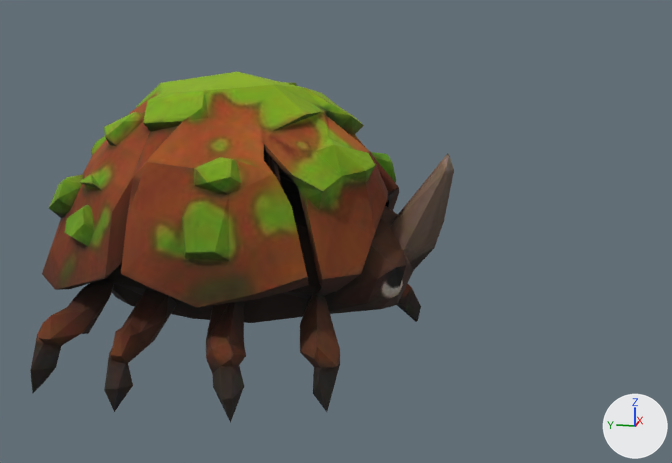
Renders of the glTF model ecorce/modeles/m_scarabee_ecorce.glb from each side of a commit.
Before and after are seen from a 50 mm lens placed at (-2.168, -0.651, 0.512), pointed at (-0.013, -0.22, -0.027). Lighting does not change. The marker at lower right points along +X, +Y and +Z. The first picture is the older version. Vertices at exactly the same position are counted once.

The first picture shows 'geometry_0'.
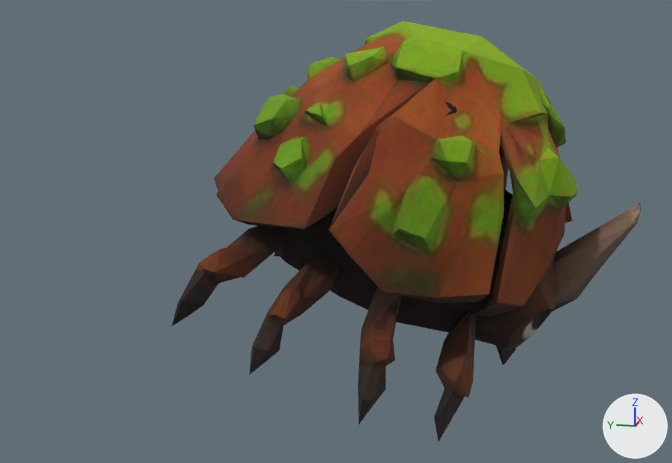
The newer file adds a shape key; the second version is drawn at full value of the shape key 'frappe' of 'geometry_0', and the change is written as the vertex moves it makes.

What the commit changed:
me_geometry_0 is used by ob_geometry_0; location (-0.001, -0.001, 0.001); scale (0.499, 0.499, 0.499).
me_geometry_0 had 1461 vertices, 2996 faces and spanned x -0.89..0.89, y -1.0..1.0, z -0.71..0.71.
me_geometry_0 now has 1461 vertices, 2996 faces and spans x -0.44..0.49, y -0.72..0.39, z -0.06..0.93.
me_geometry_0 part 1: the whole mesh is multiplied about its middle by the matrix ((0.52, 0.0, 0.0), (0.0, 0.483, -0.234), (0.0, 0.193, 0.588)), then moved by (0.03, -0.16, 0.47).
Object 'geometry_0' (ob_geometry_0) moves from (-0.001, -0.001, 0.001) to (-0.025, -0.276, -0.367).
Object 'geometry_0' (ob_geometry_0) is rescaled from (0.499, 0.499, 0.499) to (0.899, 0.899, 0.899).

Changed parts and their boxes [x1, y1, x2, y2] in the pictures (672 x 463 px):
'geometry_0', reshaped, moved, rescaled (11% wider, 20% taller): before [30, 72, 454, 423]; after [172, 21, 641, 442]
